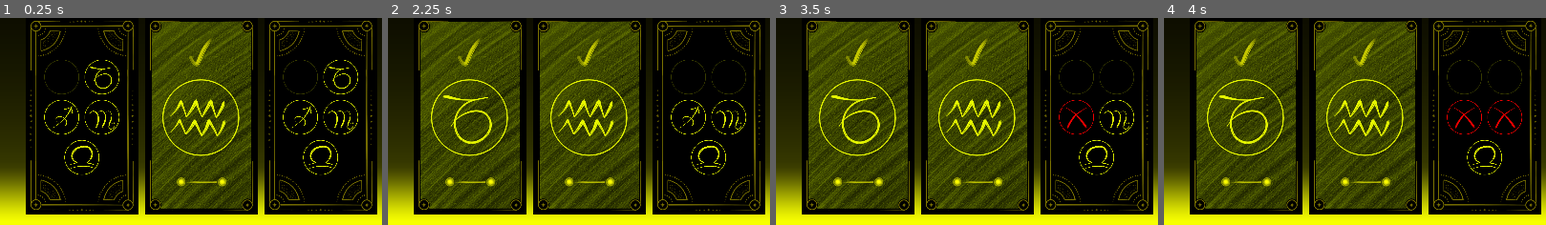
Above: before the commit, frames 1-4 (left to right).
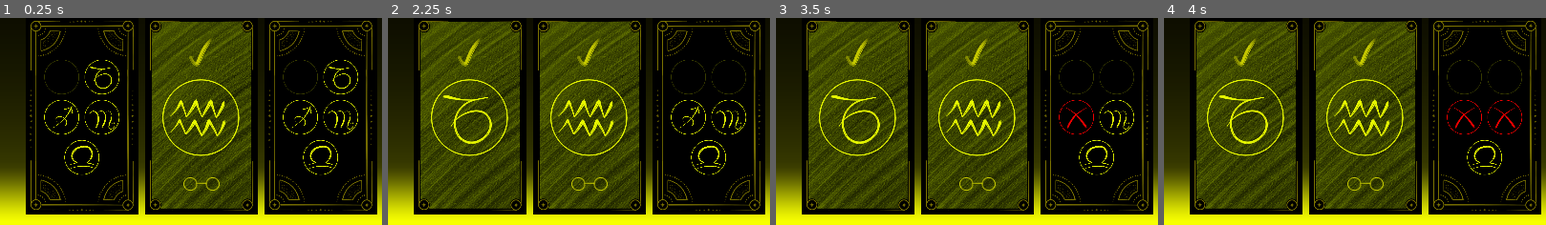
Above: after the commit, the same moments.

Repository: kosinaz/cosmic-conundrum
Game: Godot game, scene res://level1.tscn
The game is run twice, just before and just after one commit, with the same random seed, the same clock (stepped at 60 frames per second) and the same inputs.
Inputs (mouse positions are % of the whole screen's width and height, from its top left):
- Up to frame 1 (0.25 s): no input
- Up to frame 2 (2.25 s): click (42, 9) at 0.52 s; click (50, 9) at 1.27 s; click (21, 64) at 2.02 s
- Up to frame 3 (3.5 s): click (47, 74) at 2.77 s
- Up to frame 4 (4 s): click (53, 74) at 3.52 s
The pictures show only the part of the screen within x 8-58%, y 50-100%; the shares and areas given below are measured in that part.

The runs differ from the first frame. In frame 1, 0.4% of the frame differs, in the area x 46-60%, y 76-84%; in frame 2, 0.6%, in the area x 15-60%, y 76-84%; in frame 3, 0.6%; in frame 4, 0.6%.

Commit message:
add winning and refine clues

Diff:
--- a/Cosmic Conundrum/card.gd
+++ b/Cosmic Conundrum/card.gd
@@ -2,11 +2,17 @@
 extends CenterContainer
 
 export var id = 0
+export var direction = 0
 export var front = true
 
 func _process(_delta):
 	$"%Front".visible = front
 	$"%MainSign".texture = load("res://assets/" + str(id + 1) + ".png")
+	if direction == 0:
+		$"%Line".hide()
+	else:
+		$"%Line".show()
+		$"%Line".texture = load("res://assets/line" + str(direction - 1) + ".png")
 
 
 func _on_sign_pressed(pressed_id):
--- a/Cosmic Conundrum/card.tscn
+++ b/Cosmic Conundrum/card.tscn
@@ -1,10 +1,9 @@
-[gd_scene load_steps=13 format=2]
+[gd_scene load_steps=12 format=2]
 
 [ext_resource path="res://assets/card.png" type="Texture" id=1]
 [ext_resource path="res://assets/1.png" type="Texture" id=2]
 [ext_resource path="res://assets/yes.png" type="Texture" id=3]
-[ext_resource path="res://assets/line.png" type="Texture" id=4]
-[ext_resource path="res://assets/dot.png" type="Texture" id=5]
+[ext_resource path="res://assets/line0.png" type="Texture" id=4]
 [ext_resource path="res://assets/card_back.png" type="Texture" id=6]
 [ext_resource path="res://assets/2.png" type="Texture" id=7]
 [ext_resource path="res://assets/4.png" type="Texture" id=8]
@@ -17,6 +16,7 @@
 margin_right = 40.0
 margin_bottom = 40.0
 script = ExtResource( 10 )
+front = false
 
 [node name="Back" type="TextureRect" parent="."]
 unique_name_in_owner = true
@@ -55,34 +55,18 @@
 [node name="Clue" type="Control" parent="Back"]
 
 [node name="Line" type="TextureRect" parent="Back/Clue"]
+unique_name_in_owner = true
 margin_left = 50.0
-margin_top = 210.0
+margin_top = 200.0
 margin_right = 100.0
-margin_bottom = 235.0
+margin_bottom = 250.0
 texture = ExtResource( 4 )
-expand = true
-stretch_mode = 6
-
-[node name="Dot" type="TextureRect" parent="Back/Clue"]
-margin_left = 40.0
-margin_top = 215.0
-margin_right = 55.0
-margin_bottom = 230.0
-texture = ExtResource( 5 )
-expand = true
-stretch_mode = 6
-
-[node name="Dot2" type="TextureRect" parent="Back/Clue"]
-margin_left = 95.0
-margin_top = 215.0
-margin_right = 110.0
-margin_bottom = 230.0
-texture = ExtResource( 5 )
 expand = true
 stretch_mode = 6
 
 [node name="Front" type="TextureRect" parent="."]
 unique_name_in_owner = true
+visible = false
 margin_right = 150.0
 margin_bottom = 270.0
 rect_min_size = Vector2( 150, 270 )
--- a/Cosmic Conundrum/level.gd
+++ b/Cosmic Conundrum/level.gd
@@ -2,9 +2,18 @@
 
 func _process(_delta):
 	var cards = $"%Cards".get_children()
+	var won = true
 	for top_card in cards:
 		if not top_card.front:
 			for card in cards:
 				var card_sign = card.get_node("%Sign" + str(top_card.id))
 				card_sign.disabled = true
 				card_sign.texture_disabled = load("res://assets/0.png")
+		else:
+			won = false
+	$NextButton.visible = won
+
+
+func _on_next_button_pressed():
+# warning-ignore:return_value_discarded
+	get_tree().change_scene("res://level" + str(int($".".name.right(1)) + 1) + ".tscn")
--- a/Cosmic Conundrum/level1.tscn
+++ b/Cosmic Conundrum/level1.tscn
@@ -1,8 +1,9 @@
-[gd_scene load_steps=6 format=2]
+[gd_scene load_steps=7 format=2]
 
 [ext_resource path="res://card.tscn" type="PackedScene" id=1]
 [ext_resource path="res://level.gd" type="Script" id=2]
 [ext_resource path="res://clue.tscn" type="PackedScene" id=3]
+[ext_resource path="res://assets/next.png" type="Texture" id=4]
 
 [sub_resource type="Gradient" id=1]
 interpolation_mode = 2
@@ -14,7 +15,7 @@
 fill_from = Vector2( 0, 0.00833333 )
 fill_to = Vector2( 0, 1 )
 
-[node name="Ingame" type="Node"]
+[node name="Level1" type="Node"]
 script = ExtResource( 2 )
 
 [node name="Background" type="TextureRect" parent="."]
@@ -77,27 +78,42 @@
 margin_right = 257.0
 margin_bottom = 270.0
 id = 1
+front = true
 
 [node name="Card2" parent="CardContainer/Cards" instance=ExtResource( 1 )]
 margin_left = 267.0
 margin_right = 417.0
 margin_bottom = 270.0
-front = false
+direction = 1
 
 [node name="Card3" parent="CardContainer/Cards" instance=ExtResource( 1 )]
 margin_left = 427.0
 margin_right = 577.0
 margin_bottom = 270.0
 id = 4
+front = true
 
 [node name="Card4" parent="CardContainer/Cards" instance=ExtResource( 1 )]
 margin_left = 587.0
 margin_right = 737.0
 margin_bottom = 270.0
 id = 2
+front = true
 
 [node name="Card5" parent="CardContainer/Cards" instance=ExtResource( 1 )]
 margin_left = 747.0
 margin_right = 897.0
 margin_bottom = 270.0
 id = 3
+front = true
+
+[node name="NextButton" type="TextureButton" parent="."]
+anchor_left = 1.0
+anchor_right = 1.0
+margin_left = -100.0
+margin_top = 25.0
+margin_right = -25.0
+margin_bottom = 100.0
+texture_normal = ExtResource( 4 )
+
+[connection signal="pressed" from="NextButton" to="." method="_on_next_button_pressed"]
--- a/Cosmic Conundrum/level2.tscn
+++ b/Cosmic Conundrum/level2.tscn
@@ -1,9 +1,10 @@
-[gd_scene load_steps=7 format=2]
+[gd_scene load_steps=8 format=2]
 
 [ext_resource path="res://card.tscn" type="PackedScene" id=1]
 [ext_resource path="res://level.gd" type="Script" id=2]
 [ext_resource path="res://clue.tscn" type="PackedScene" id=3]
 [ext_resource path="res://decoy.tscn" type="PackedScene" id=4]
+[ext_resource path="res://assets/next.png" type="Texture" id=5]
 
 [sub_resource type="Gradient" id=1]
 interpolation_mode = 2
@@ -15,7 +16,7 @@
 fill_from = Vector2( 0, 0.00833333 )
 fill_to = Vector2( 0, 1 )
 
-[node name="Ingame" type="Node"]
+[node name="Level2" type="Node"]
 script = ExtResource( 2 )
 
 [node name="Background" type="TextureRect" parent="."]
@@ -42,7 +43,6 @@
 margin_top = 126.0
 margin_right = 407.0
 margin_bottom = 206.0
-id = 2
 direction = 1
 rule = "middle"
 
@@ -99,27 +99,41 @@
 margin_right = 257.0
 margin_bottom = 270.0
 id = 4
+front = true
 
 [node name="Card2" parent="CardContainer/Cards" instance=ExtResource( 1 )]
 margin_left = 267.0
 margin_right = 417.0
 margin_bottom = 270.0
+id = 2
+front = true
 
 [node name="Card3" parent="CardContainer/Cards" instance=ExtResource( 1 )]
 margin_left = 427.0
 margin_right = 577.0
 margin_bottom = 270.0
-id = 2
+front = true
 
 [node name="Card4" parent="CardContainer/Cards" instance=ExtResource( 1 )]
 margin_left = 587.0
 margin_right = 737.0
 margin_bottom = 270.0
 id = 1
-front = false
+direction = 3
 
 [node name="Card5" parent="CardContainer/Cards" instance=ExtResource( 1 )]
 margin_left = 747.0
 margin_right = 897.0
 margin_bottom = 270.0
 id = 3
+direction = 2
+front = true
+
+[node name="NextButton" type="TextureButton" parent="."]
+anchor_left = 1.0
+anchor_right = 1.0
+margin_left = -100.0
+margin_top = 25.0
+margin_right = -25.0
+margin_bottom = 100.0
+texture_normal = ExtResource( 5 )
Binary file added: Cosmic Conundrum/assets/line0.png
Not shown, added: Cosmic Conundrum/assets/line0.png.import
Binary file added: Cosmic Conundrum/assets/line1.png
Not shown, added: Cosmic Conundrum/assets/line1.png.import
Binary file added: Cosmic Conundrum/assets/line2.png
Not shown, added: Cosmic Conundrum/assets/line2.png.import
Binary file added: Cosmic Conundrum/assets/next.png
Not shown, added: small-ring.png
